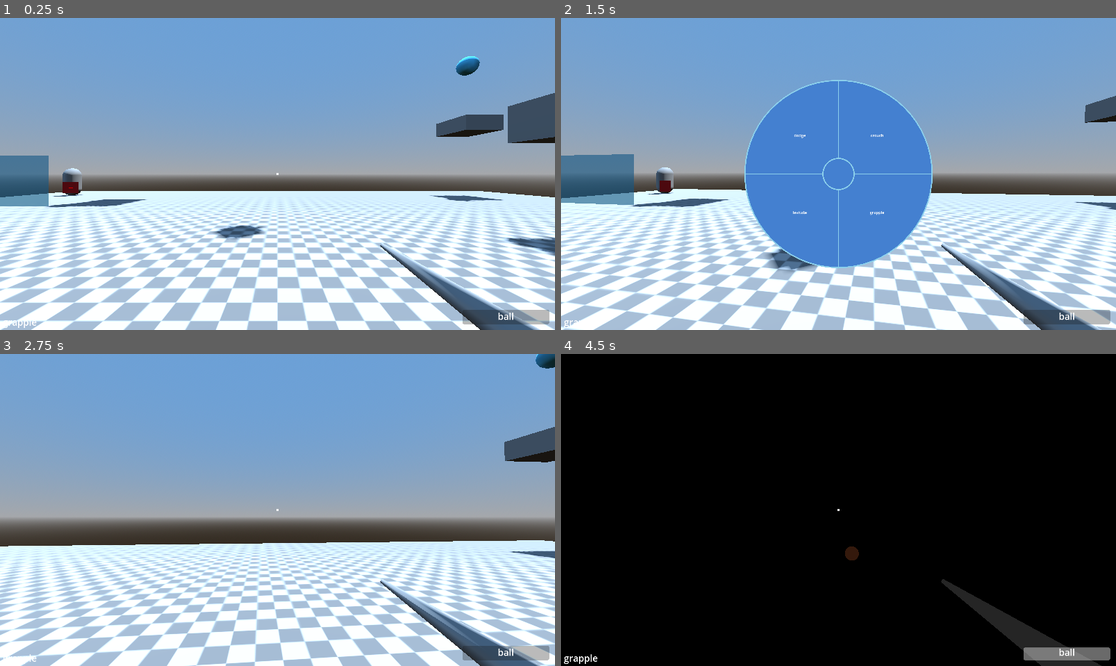
Above: before the commit, frames 1-4 (two rows, left to right).
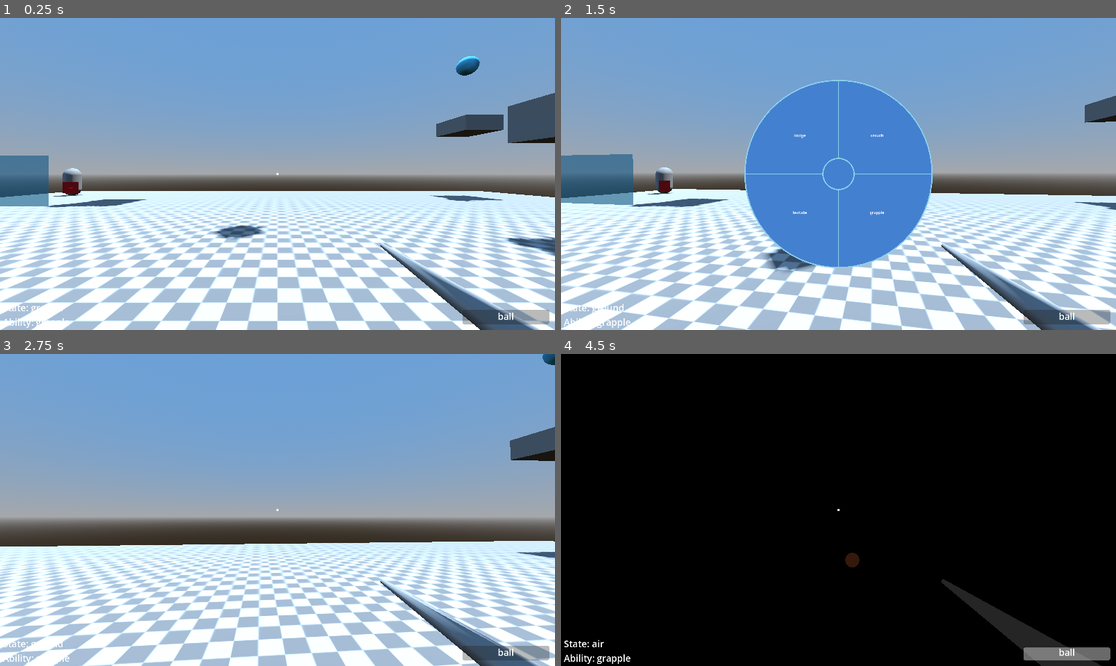
Above: after the commit, the same moments.

Repository: jwund7/game_testing
Game: Godot game, scene res://world/scenes/world.tscn
The game is run twice, just before and just after one commit, with the same random seed, the same clock (stepped at 60 frames per second) and the same inputs.
Inputs (mouse positions are in pixels of both pictures, inside the frame that each line leads up to):
- Up to frame 1 (0.25 s): no input
- Up to frame 2 (1.5 s): tap Enter at 0.5 s; move the mouse to (866, 174) at 0.52 s; hold W (forward) from 0.53 s (still down); tap Ctrl (dodge) at 0.6 s; tap Space (jump) at 0.77, 1.07 s; tap Tab (ui_focus_next) at 0.8, 1.35 s; move the mouse to (810, 174) at 1.27 s
- Up to frame 3 (2.75 s): keep holding W (forward); tap Space (jump) at 1.52, 1.55, 1.82, 2.1 s; move the mouse to (288, 503) at 2.02 s; tap Ctrl (dodge) at 2.3 s
- Up to frame 4 (4.5 s): keep holding W (forward); move the mouse to (832, 516) at 2.77 s; tap , (change_env) at 2.85 s; tap Space (jump) at 3.02, 3.32, 3.77, 3.8, 4.07, 4.25 s; tap Tab (ui_focus_next) at 3.05 s; move the mouse to (877, 513) at 3.52 s; tap Ctrl (dodge) at 3.6 s; move the mouse to (794, 506) at 4.27 s; click (794, 506) at 4.35 s

The runs differ from the first frame. In frame 1, 0.1% of the frame differs, in the area x 0-13%, y 91-100%; in frame 2, 6.1%; in frame 3, 25%, in the area x 0-100%, y 0-100%; in frame 4, 0.3%.

Commit message:
player state machine
greatly simplified player action logic by using a state machine
changed state interface to be an abstract class

Diff:
--- a/game_1/character/enemy/state_machine/scripts/state_interface.gd
+++ b/game_1/character/enemy/state_machine/scripts/state_interface.gd
@@ -1,16 +1,11 @@
+@abstract
 extends RefCounted
 class_name StateInterface
 
 var state_machine: StateMachine
 
-func enter(_prev_state: String) -> void:
-	pass
+@abstract
+func enter(_prev_state: String) -> void
 
-func exit() -> void:
-	pass
-
-#func update(_delta: float) -> void:
-	#pass
-#
-#func physics_update(_delta: float) -> void:
-	#pass
+@abstract
+func physics_update(_delta: float) -> void
--- a/game_1/character/enemy/state_machine/scripts/state_machine.gd
+++ b/game_1/character/enemy/state_machine/scripts/state_machine.gd
@@ -15,8 +15,6 @@
 
 func change_state(new_state_name: String) -> void:
 	var prev_state_name = current_state_name
-	if current_state:
-		current_state.exit()
 
 	current_state_name = new_state_name
 	current_state = states.get(current_state_name)
--- a/game_1/character/enemy/state_machine/scripts/wander_state.gd
+++ b/game_1/character/enemy/state_machine/scripts/wander_state.gd
@@ -92,7 +92,6 @@
 	# otherwise, subtract from meter
 	elif detection > 0.0:
 		detection -= 0.5
-	print(detection)
 	# if the designated max detection has been reached, move to chase state
 	if detection >= max_detection:
 		state_machine.change_state("chase")
--- a/game_1/character/player/scenes/player.tscn
+++ b/game_1/character/player/scenes/player.tscn
@@ -139,3 +139,16 @@
 shape = SubResource("CylinderShape3D_ar58l")
 target_position = Vector3(0, 0, 0)
 collision_mask = 2
+
+[node name="StateIndicator" type="RichTextLabel" parent="."]
+custom_minimum_size = Vector2(300, 50)
+anchors_preset = 2
+anchor_top = 1.0
+anchor_bottom = 1.0
+offset_left = 10.0
+offset_top = -100.0
+offset_right = 310.0
+offset_bottom = -50.0
+grow_vertical = 0
+mouse_filter = 2
+theme_override_font_sizes/normal_font_size = 32
--- a/game_1/character/player/scripts/ability_controller.gd
+++ b/game_1/character/player/scripts/ability_controller.gd
@@ -20,6 +20,7 @@
 @export var is_dodging: bool = false
 @export var is_levitating: bool = false
 @export var is_grappling: bool = false
+@export var using_ability: bool = false
 var crouch_ability: CrouchAbility
 var dodge_ability: DodgeAbility
 var levitate_ability: LevitateAbility
@@ -38,7 +39,7 @@
 	player = PlayerManager.player
 	# start game using grapple ability
 	selected_ability = "grapple"
-	ability_indicator.text = selected_ability
+	ability_indicator.text = "Ability: " + selected_ability
 	# create ability class objects
 	crouch_ability = CrouchAbility.new(player, collision)
 	dodge_ability = DodgeAbility.new(player, dodge_timer)
@@ -46,6 +47,8 @@
 	grapple_ability = GrappleAbility.new(player, grapple_timeout, ray, rope, grapple_indicator)
 
 func _physics_process(delta: float) -> void:
+	var crouch_check: bool = crouch_ability.crouch_progress > 0
+	using_ability = crouch_check or is_dodging or is_levitating or is_grappling
 	# ensure grapple is not visible when ability is not in use
 	if not selected_ability == "grapple":
 		grapple_indicator.visible = false
@@ -87,7 +90,7 @@
 		if selected_ability == "":
 			selected_ability = current_ability
 		# change ability indicator to current ability
-		ability_indicator.text = selected_ability
+		ability_indicator.text = "Ability: " + selected_ability
 
 	# handle ability usage
 	if Input.is_action_just_pressed("movement_ability") and not select_open and ability_timer <= 0:
--- a/game_1/character/player/scripts/player.gd
+++ b/game_1/character/player/scripts/player.gd
@@ -6,10 +6,12 @@
 @onready var ability_controller: Node = $AbilityController
 @onready var spell_controller: Node = $SpellController
 @onready var shape_cast: ShapeCast3D = $ShapeCast3D
+@onready var state_indicator: RichTextLabel = $StateIndicator
 
 const SENS: float = 0.35
 
 # ground movement variables
+var direction: Vector3
 var walk_speed: float = 3.5
 var sprint_speed: float = 4.5
 var ground_accel: float = 14.0
@@ -26,17 +28,28 @@
 var jump_buffer: bool = false
 var jump_buffer_time: float = 0.1
 
-# ability movement variables
-var crouch_speed: float = 2.5
+# ability variables
+var crouch_speed: float = 2.0
 var levitate_speed: float = 2.5
 var levitate_accel: float = 2.5
+var selected_ability: String
+var ability_active: bool = false
 
 # stealth variables
 var visibility: float = 1.0
 
+var state_machine: StateMachine
+
 func _ready() -> void:
 	PlayerManager.player = self
 	Input.mouse_mode = Input.MOUSE_MODE_CAPTURED
+
+	state_machine = StateMachine.new()
+	state_machine.owner = self
+	state_machine.add_state("ground", GroundState.new())
+	state_machine.add_state("air", AirState.new())
+	state_machine.add_state("ability", AbilityState.new())
+	state_machine.set_initial_state("ground")
 
 func get_move_speed() -> float:
 	# prevent sprinting and return unique speed if player is using crouch or levitate ability
@@ -59,92 +72,21 @@
 	# if timer runs out, remove jump buffer grace period
 	jump_buffer = false
 
-# ground movement
-func _ground_physics(delta: float, direction: Vector3) -> void:
-	# get dot product of velocity and "intended" movement direction
-	var speed_in_dir: float = self.velocity.dot(direction)
-	# determine how much speed should be added in the current direction
-	var add_speed: float = get_move_speed() - speed_in_dir
-	if add_speed > 0:
-		var accel_speed: float = ground_accel * get_move_speed() * delta
-		# ensure velocity is not increased beyond speed cap
-		accel_speed = min(accel_speed, add_speed)
-		self.velocity += accel_speed * direction
-
-	# friction
-	# get velocity drop based on friction strength
-	var drop: float = max(self.velocity.length(), ground_decel) * ground_friction * delta
-	# ensure new speed value is greather than 0
-	var new_speed: float = max(self.velocity.length() - drop, 0.0)
-	if self.velocity.length() > 0:
-		# create a ratio for speed decrease ((abs_velocity - drop) / abs_velocity)
-		new_speed /= self.velocity.length()
-	# multiply velocity by speed ratio
-	self.velocity *= new_speed
-
-# air movement
-func _air_physics(delta: float, direction: Vector3) -> void:
-	# change y velocity (gravity)
-	velocity.y -= 9.0 * delta
-	# get dot product of velocity and "intended" movement direction
-	var speed_in_dir: float = self.velocity.dot(direction)
-	# cap how much speed is gained
-	var speed_cap: float = min((air_move_speed * direction).length(), air_speed_cap)
-	# determine how much speed should be added in the current direction
-	var add_speed: float = speed_cap - speed_in_dir
-	if add_speed > 0:
-		var accel_speed: float = air_accel * air_move_speed * delta
-		# ensure velocity is not increased beyond speed cap
-		accel_speed = min(accel_speed, add_speed)
-		# only apply air physics if a grapple is not in progress
-		if not ability_controller.is_grappling:
-			self.velocity += accel_speed * direction
-
-func _levitate_physics(delta: float, direction: Vector3) -> void:
-	# get the max speed as a vector
-	var max_speed: Vector3 = Vector3(get_move_speed(), 100.0, get_move_speed())
-	# add velocity based on direction
-	self.velocity += levitate_accel * direction * delta
-	# prevent velocity changes while grappling
-	if not ability_controller.is_grappling:
-		# slow down while no movement is occurring
-		if direction.length() == 0.0:
-			self.velocity -= self.velocity * delta
-		# clamp velocity to prevent going over max speed
-		self.velocity = self.velocity.clamp(-max_speed, max_speed)
-
-# this kinda sucks, try making a player state machine at some point
-# PLEASE GOD MAKE A STATE MACHINE
 func _physics_process(delta: float) -> void:
+	selected_ability = ability_controller.selected_ability
+	ability_active = ability_controller.using_ability
+	state_indicator.text = "State: " + state_machine.current_state_name
 	# movement
 	var input_dir := Input.get_vector("left", "right", "forward", "backward")
-	var direction := (cam_mount.transform.basis * Vector3(input_dir.x, 0, input_dir.y)).normalized()
-	# avoid using other physics while levitating
-	if not ability_controller.is_levitating:
-		# pause normal physics while dodge is occurring
-		if not ability_controller.is_dodging:
-			if is_on_floor():
-				# always run ground physics if on floor
-				_ground_physics(delta, direction)
-				# if there is a jump buffered, jump
-				if jump_buffer == true:
-					jump()
-			else:
-				# always run air physics if not on floor
-				_air_physics(delta, direction)
-	else:
-		# use levitate physics while levitating
-		_levitate_physics(delta, direction)
+	direction = (cam_mount.transform.basis * Vector3(input_dir.x, 0, input_dir.y)).normalized()
+	# use state machine physics process
+	state_machine.physics_update(delta)
 
 	# jumping
 	if Input.is_action_just_pressed("jump"):
-		# if on floor, jump
-		if is_on_floor():
-			jump()
 		# if not on floor and jump pressed, create a jump buffer timer
-		else:
-			jump_buffer = true
-			get_tree().create_timer(jump_buffer_time).timeout.connect(on_jump_buffer_timeout)
+		jump_buffer = true
+		get_tree().create_timer(jump_buffer_time).timeout.connect(on_jump_buffer_timeout)
 
 	# move player
 	move_and_slide()
--- /dev/null
+++ b/game_1/character/player/state_machine/ability_state.gd
@@ -0,0 +1,36 @@
+extends StateInterface
+class_name AbilityState
+
+var player: Player
+
+var accel: float
+
+func enter(_prev_state: String) -> void:
+	player = state_machine.owner
+	accel = player.levitate_accel
+
+func physics_update(delta: float) -> void:
+	if player.selected_ability == "crouch":
+		# change y velocity (gravity)
+		player.velocity.y -= 9.0 * delta
+		# set velocity based on direction
+		player.velocity.x = player.direction.x * player.get_move_speed()
+		player.velocity.z = player.direction.z * player.get_move_speed()
+
+	if player.selected_ability == "levitate":
+		# get the max speed as a vector
+		var max_speed: Vector3 = Vector3(player.get_move_speed(), 100.0, player.get_move_speed())
+		# add velocity based on direction
+		player.velocity += accel * player.direction * delta
+		# slow down while no movement is occurring
+		if player.direction.length() == 0.0:
+			player.velocity -= player.velocity * delta
+		# clamp velocity to prevent going over max speed
+		player.velocity = player.velocity.clamp(-max_speed, max_speed)
+
+	# if an ability is no longer active, switch to regular movement
+	if not player.ability_active:
+		if player.is_on_floor():
+			state_machine.change_state("ground")
+		else:
+			state_machine.change_state("air")
--- /dev/null
+++ b/game_1/character/player/state_machine/air_state.gd
@@ -0,0 +1,38 @@
+extends StateInterface
+class_name AirState
+
+var player: Player
+
+var move_speed: float
+var speed_cap: float
+var accel: float
+
+func enter(_prev_state: String) -> void:
+	player = state_machine.owner
+	move_speed = player.air_move_speed
+	speed_cap = player.air_speed_cap
+	accel = player.air_accel
+
+func physics_update(delta: float) -> void:
+	# change y velocity (gravity)
+	player.velocity.y -= 9.0 * delta
+	# get dot product of velocity and "intended" movement direction
+	var speed_in_dir: float = player.velocity.dot(player.direction)
+	# cap how much speed is gained
+	var air_speed_cap: float = min((move_speed * player.direction).length(), speed_cap)
+	# determine how much speed should be added in the current direction
+	var add_speed: float = air_speed_cap - speed_in_dir
+	if add_speed > 0:
+		var accel_speed: float = accel * move_speed * delta
+		# ensure velocity is not increased beyond speed cap
+		accel_speed = min(accel_speed, add_speed)
+		# only apply air physics if a grapple is not in progress
+		player.velocity += accel_speed * player.direction
+
+	# if an ability is in use, switch to ability state
+	if player.ability_active:
+		state_machine.change_state("ability")
+
+	# if the player touches the floor, switch to ground movement
+	if player.is_on_floor():
+		state_machine.change_state("ground")
--- /dev/null
+++ b/game_1/character/player/state_machine/ground_state.gd
@@ -0,0 +1,53 @@
+extends StateInterface
+class_name GroundState
+
+var player: Player
+
+var accel: float
+var decel: float
+var friction: float
+
+func enter(_prev_state: String) -> void:
+	player = state_machine.owner
+	accel = player.ground_accel
+	decel = player.ground_decel
+	friction = player.ground_friction
+
+func physics_update(delta: float) -> void:
+	var direction: Vector3 = player.direction
+	# get dot product of velocity and "intended" movement direction
+	var speed_in_dir: float = player.velocity.dot(direction)
+	# determine how much speed should be added in the current direction
+	var add_speed: float = player.get_move_speed() - speed_in_dir
+	if add_speed > 0:
+		var accel_speed: float = accel * player.get_move_speed() * delta
+		# ensure velocity is not increased beyond speed cap
+		accel_speed = min(accel_speed, add_speed)
+		player.velocity += accel_speed * direction
+
+	# friction
+	# get velocity drop based on friction strength
+	var drop: float = max(player.velocity.length(), decel) * friction * delta
+	# ensure new speed value is greather than 0
+	var new_speed: float = max(player.velocity.length() - drop, 0.0)
+	if player.velocity.length() > 0:
+		# create a ratio for speed decrease ((abs_velocity - drop) / abs_velocity)
+		new_speed /= player.velocity.length()
+	# multiply velocity by speed ratio
+	player.velocity *= new_speed
+
+	# if an ability is in use, switch to ability state
+	if player.ability_active:
+		state_machine.change_state("ability")
+
+	# if there is a jump buffered, jump
+	if player.jump_buffer == true:
+		jump()
+
+	# if the player leaves the floor, switch to air movement
+	if not player.is_on_floor():
+		state_machine.change_state("air")
+
+func jump() -> void:
+	# propel player upwards
+	player.velocity.y = player.jump_force
Not shown, added: game_1/character/player/state_machine/ability_state.gd.uid
Not shown, added: game_1/character/player/state_machine/air_state.gd.uid
Not shown, added: game_1/character/player/state_machine/ground_state.gd.uid
